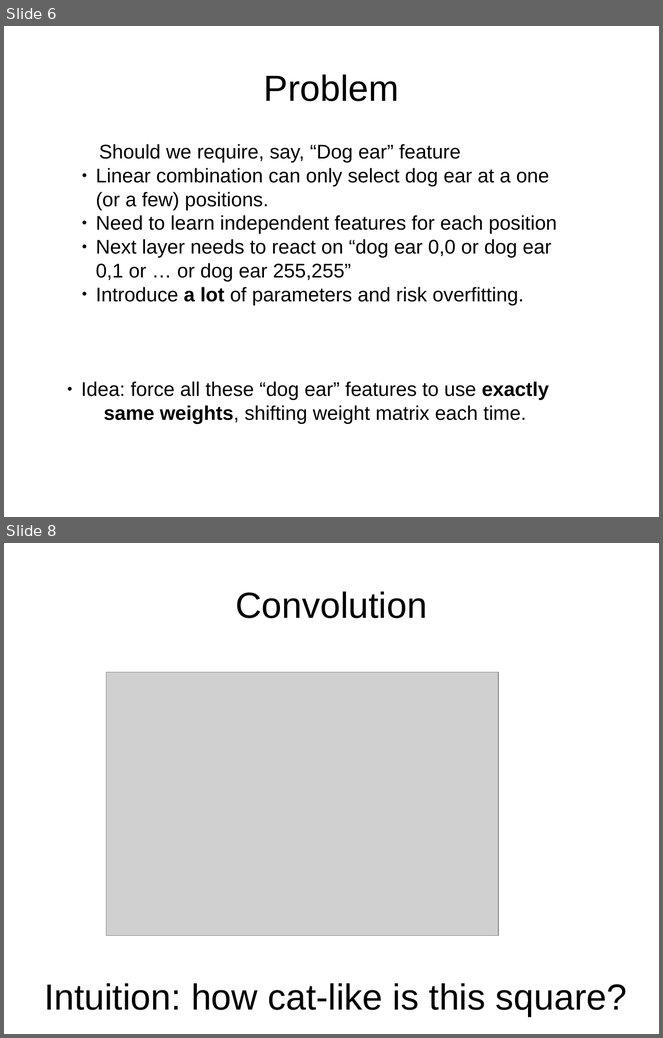
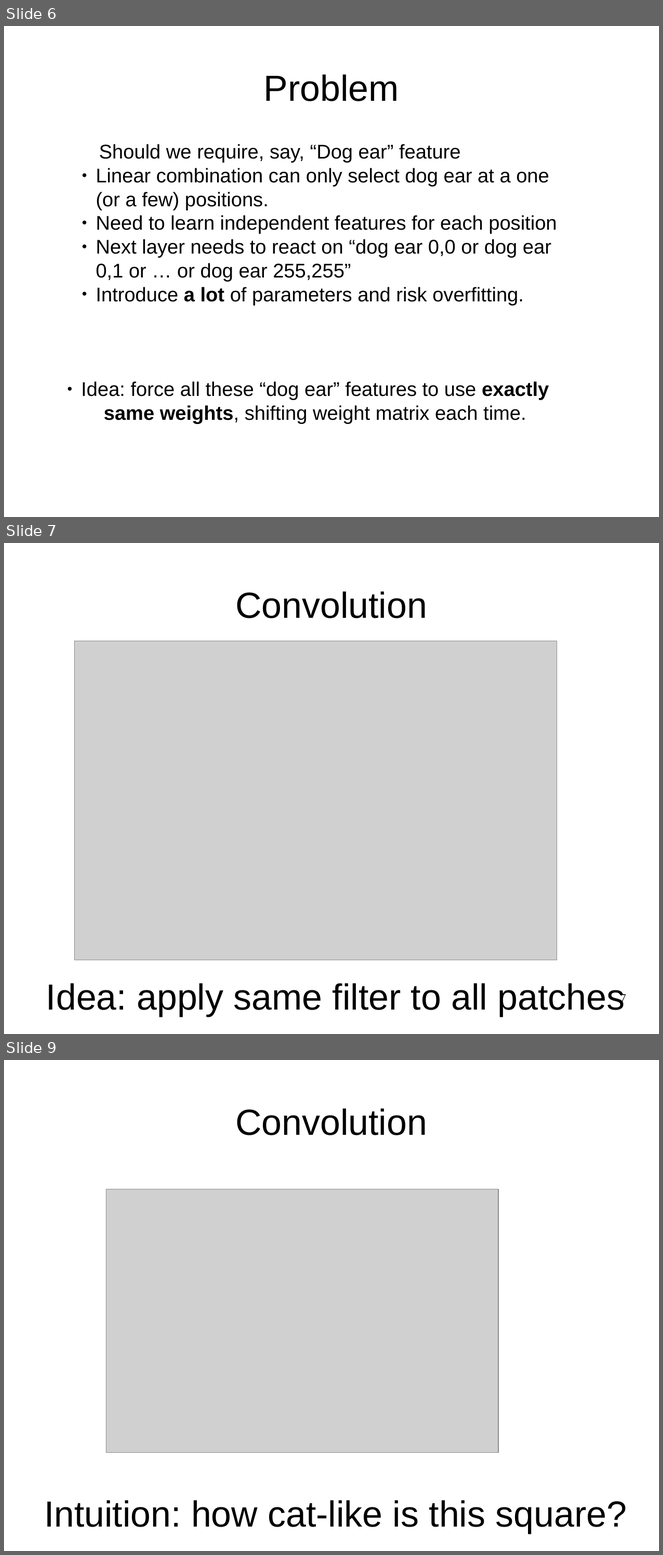
Before and after one commit to yandexdataschool/Practical_DL, a slide deck: week2/lecture2.odp. Shown one above the other, each under a label of ours: slides 6 and 8 before the commit, slides 6, 7 and 9 after it; the slides between them are not shown. The pictures are 663x1038 and 663x1555 pixels, drawn with LibreOffice and Linux fonts; fonts in the diff are those of the drawing; grey boxes stand for pictures. Boxes give left, top, right and bottom in pixels: in the first picture for what was removed or moved away, otherwise in the second. Text is boxed around its words. In the diff, an @@ line names an element or a change of style, - is before the commit and + after.

```diff
--- a/week2/lecture2.odp
+++ b/week2/lecture2.odp
@@ slide 7 added at [4, 543, 659, 1034], background #FFFFFF @@
@@ title added at [235, 591, 427, 618], 44 pt, text #000000 @@
+Convolution
@@ picture added at [75, 641, 557, 961] @@
@@ text added at [46, 983, 625, 1017], 44 pt, text #000000 @@
+Idea: apply same filter to all patches
@@ page number added at [621, 993, 626, 1005], 14 pt, text #000000 @@
+7
@@ what was slide 8 is now slide 9 @@
```
Also in this commit, not shown: 5 slides changed, 5 other slides added, 1 other file.
